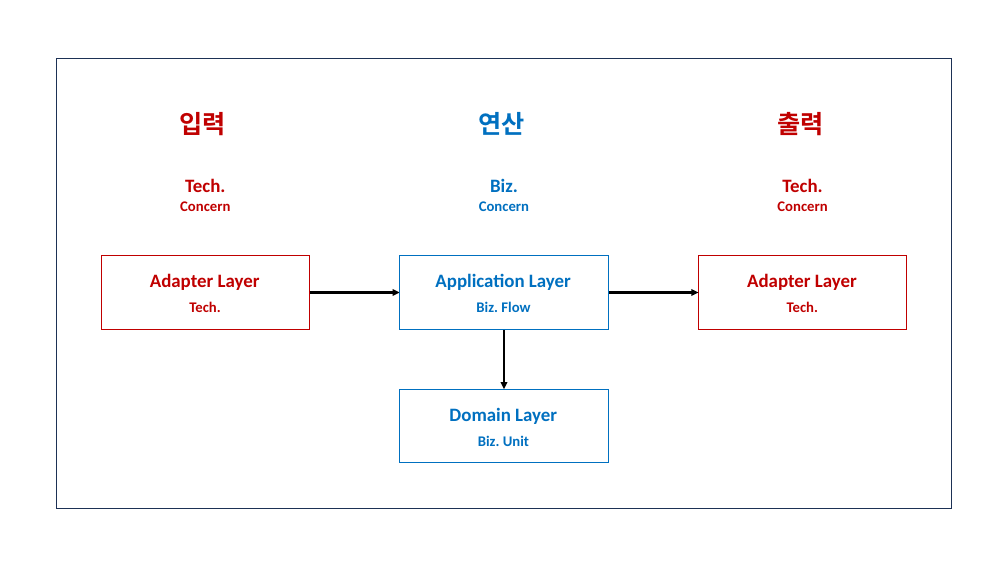
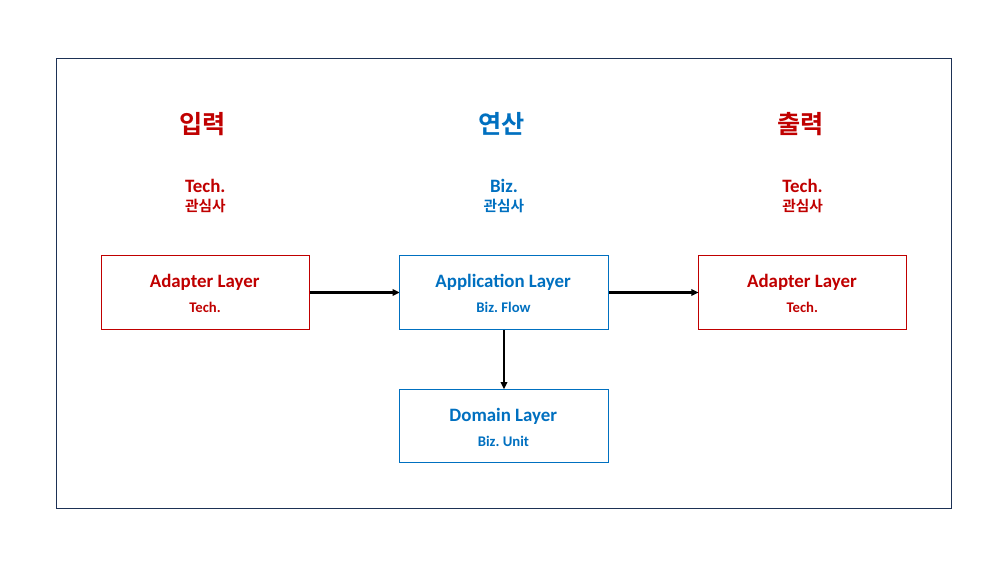
Before and after one commit to hhko/beyondcode, a slide deck: slide 8 of README.pptx (slide 5 before the commit). Drawn at 1008x567 pixels with LibreOffice and Linux fonts; fonts in the diff are those of the drawing. Boxes give left, top, right and bottom in pixels: in the first picture for what was removed or moved away, otherwise in the second. Text is boxed around its words. In the diff, an @@ line names an element or a change of style, - is before the commit and + after.

Commit message:
fix: 관심사의 분리 단위 세분화

```diff
--- a/README.pptx
+++ b/README.pptx
@@ text at (x1=185, y1=198, x2=226, y2=213): text changed @@
-Concern
+관심사
@@ text at (x1=484, y1=198, x2=525, y2=213): text changed @@
-Concern
+관심사
@@ text at (x1=782, y1=198, x2=823, y2=213): text changed @@
-Concern
+관심사
```
Also in this commit, not shown: 1 other slide changed, 3 slides added, 3 other files.
